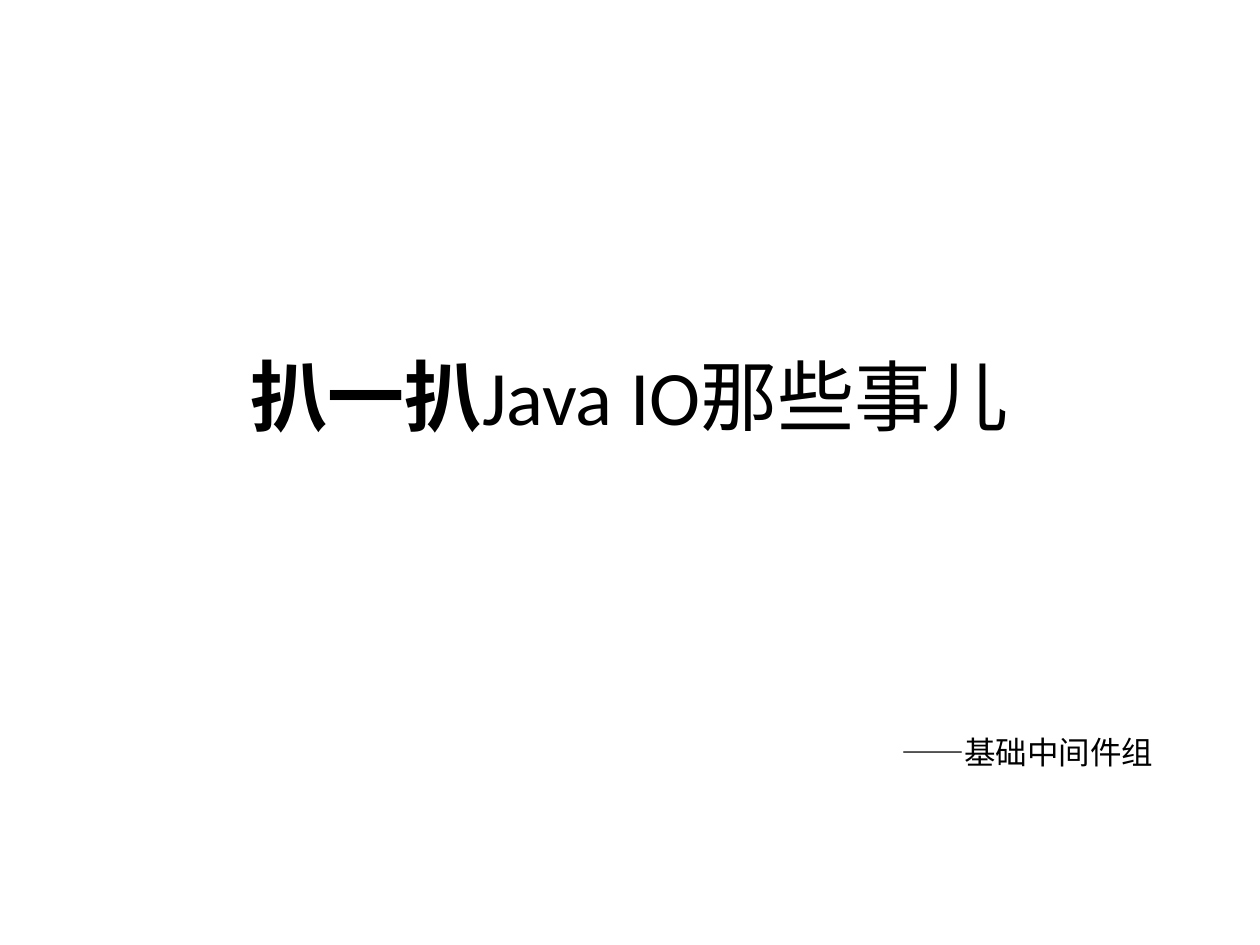
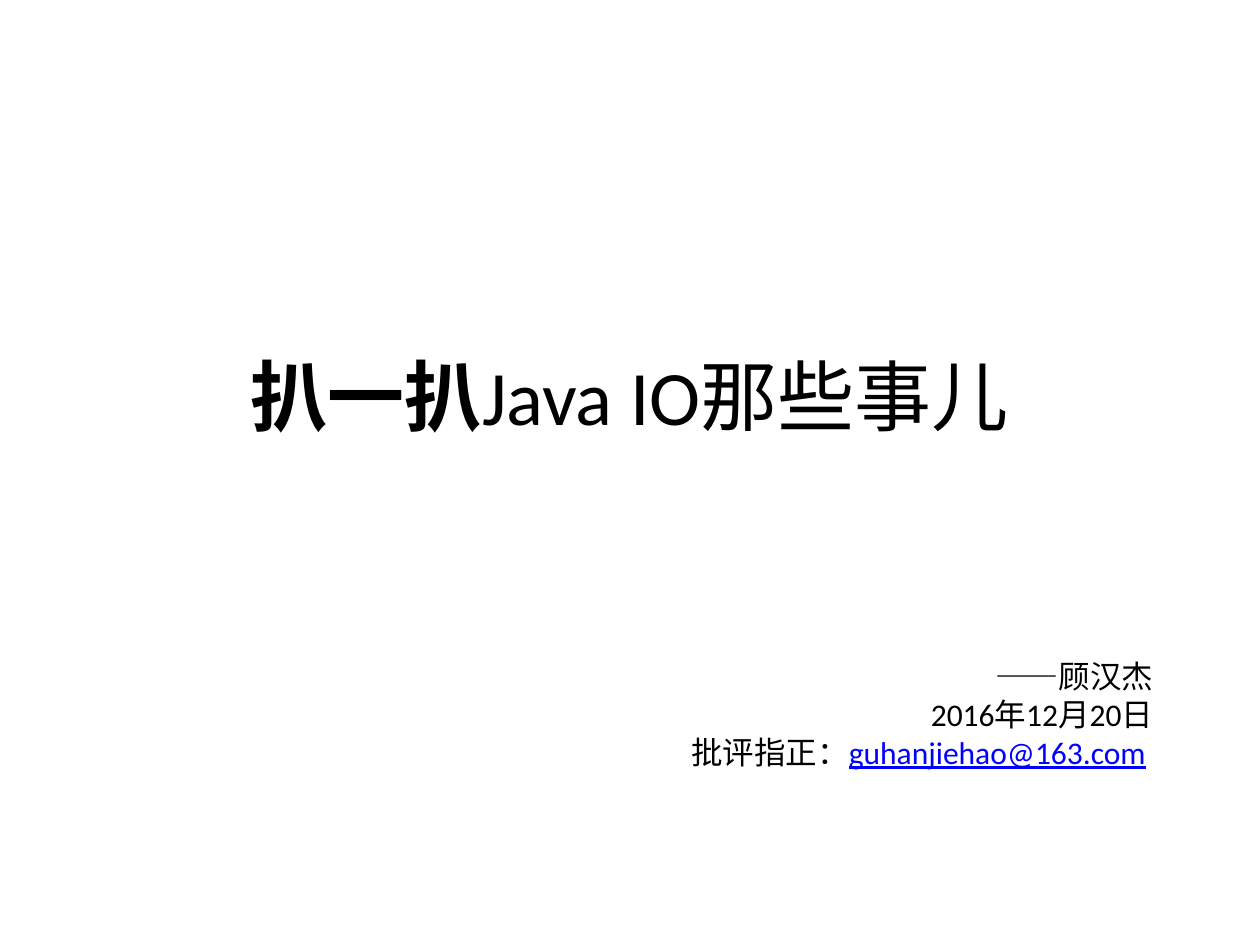
Before and after one commit to guhanjie/Knowledge-sharing, a slide deck: slide 1 of 扒一扒Java IO那些事儿.pptx. Drawn at 1260x945 pixels with LibreOffice and Linux fonts; fonts in the diff are those of the drawing. Boxes give left, top, right and bottom in pixels: in the first picture for what was removed or moved away, otherwise in the second. Text is boxed around its words. In the diff, an @@ line names an element or a change of style, - is before the commit and + after.

Commit message:
update java io v1.0

```diff
--- a/扒一扒Java IO那些事儿.pptx
+++ b/扒一扒Java IO那些事儿.pptx
@@ text at box(691, 661, 1154, 770): text changed @@
-——基础中间件组
+——顾汉杰
+2016年12月20日
+批评指正：guhanjiehao@163.com
```
Also in this commit, not shown: 1 other slide changed, 2 slides added.
